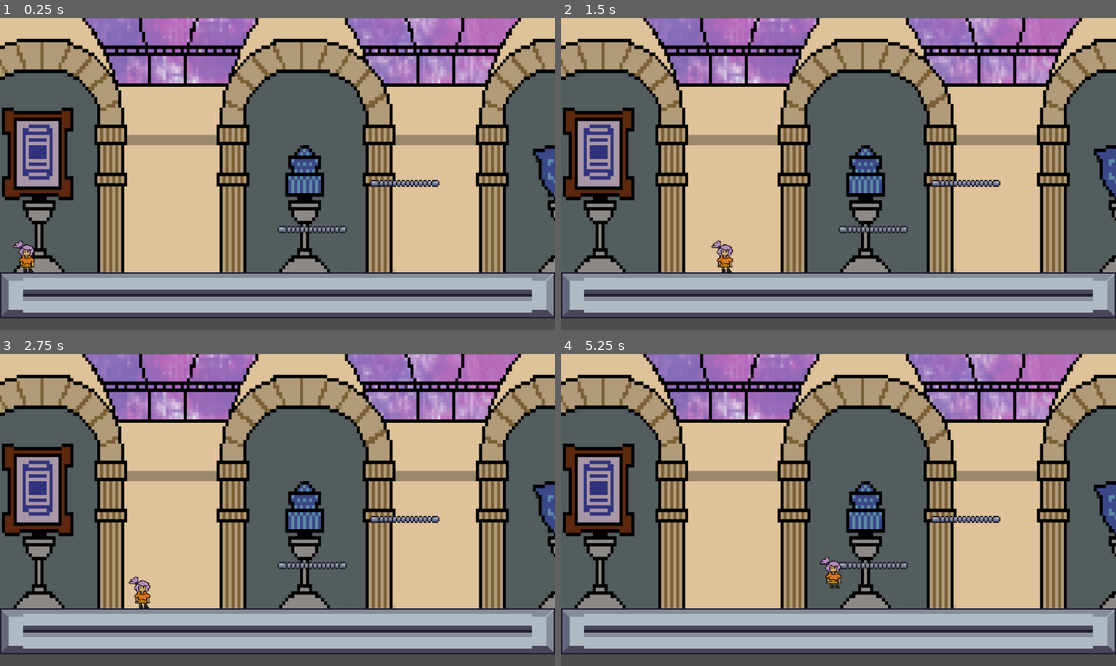
Above: before the commit, frames 1-4 (two rows, left to right).
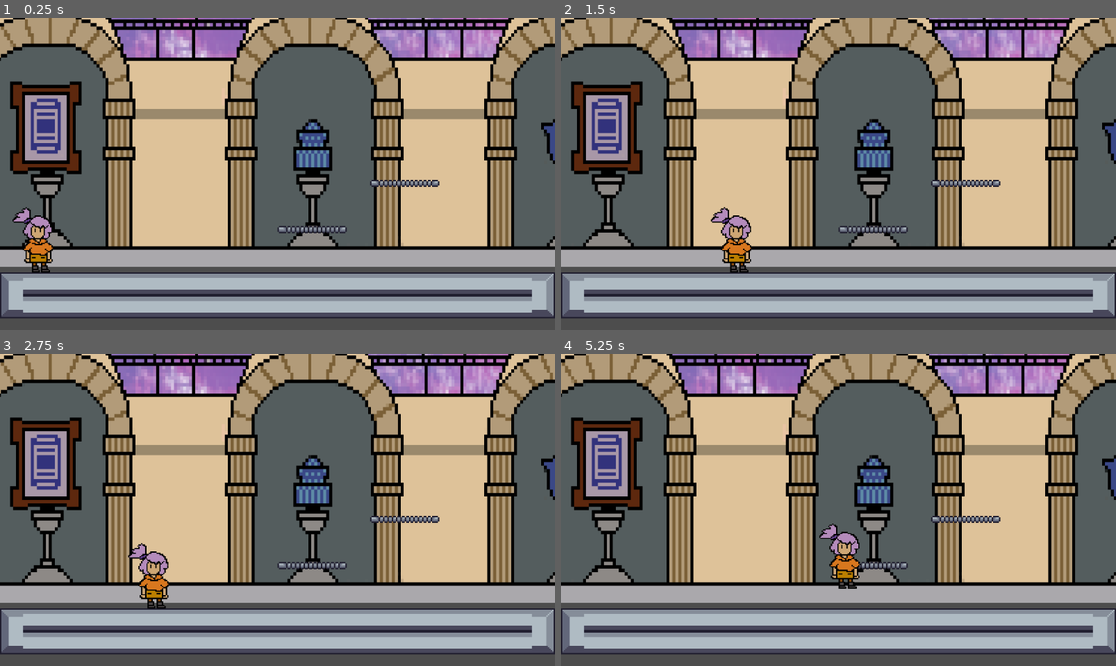
Above: after the commit, the same moments.

Repository: Will-Tate/Museum-Heist
Game: Godot game, scene res://main.tscn
Two runs of this game, one before a commit and one after it. Both use one fixed random seed, a clock stepped at 60 frames per second and the inputs below.
Inputs:
- Up to frame 1 (0.25 s): no input
- Up to frame 2 (1.5 s): tap Enter (ui_accept) at 0.5, 0.77 s; hold Right (ui_right) from 0.53 s (still down)
- Up to frame 3 (2.75 s): tap Enter (ui_accept) at 1.52 s; release Right (ui_right) at 2.03 s; hold Left (ui_left) from 2.03 s (still down)
- Up to frame 4 (5.25 s): release Left (ui_left) at 2.78 s; hold Right (ui_right) 2.78-4.28 s; tap Enter (ui_accept) at 3.02, 3.77, 4.52 s; hold Left (ui_left) 4.28-5.03 s; hold Right (ui_right) from 5.03 s (still down)

The runs differ from the first frame. In frame 1, 47% of the frame differs, in the area x 0-100%, y 0-82%; in frame 2, 47%; in frame 3, 47%; in frame 4, 48%.

Commit message:
Added in some art assets

Diff:
--- a/main.tscn
+++ b/main.tscn
@@ -510,9 +510,9 @@
 layer_0/tile_data = PackedInt32Array(720896, 851968, 5, 720919, 917504, 5, 720897, 851968, 4, 720898, 851968, 4, 720899 …(949 unchanged characters)…
 
 [node name="CharacterBody2D" parent="Node" instance=ExtResource("3_lnudp")]
-position = Vector2(56, 494)
+position = Vector2(24, 389)
 
 [node name="MuseumInterior" type="Sprite2D" parent="."]
-position = Vector2(1168, 250)
+position = Vector2(1185, 196)
 scale = Vector2(0.398022, 0.45875)
 texture = ExtResource("2_8rpt6")
--- a/scenes/mainCharacter.tscn
+++ b/scenes/mainCharacter.tscn
@@ -4,16 +4,16 @@
 [ext_resource type="Script" path="res://scenes/mainCharacter.gd" id="1_genmn"]
 
 [sub_resource type="RectangleShape2D" id="RectangleShape2D_vfhm7"]
-size = Vector2(33, 58)
+size = Vector2(73, 128)
 
 [node name="CharacterBody2D" type="CharacterBody2D"]
 script = ExtResource("1_genmn")
 
 [node name="Sprite2D" type="Sprite2D" parent="."]
-position = Vector2(-6, -3.49999)
-scale = Vector2(0.137143, 0.113946)
+position = Vector2(45, 69)
+scale = Vector2(0.257143, 0.234694)
 texture = ExtResource("1_dg3pb")
 
 [node name="CollisionShape2D" type="CollisionShape2D" parent="."]
-position = Vector2(0.5, 3.8147e-06)
+position = Vector2(49, 71)
 shape = SubResource("RectangleShape2D_vfhm7")
Binary file added: Ch_Grappling.png
Not shown, added: Ch_Grappling.png.import
Binary file added: Ch_Hiding.png
Not shown, added: Ch_Hiding.png.import
Binary file added: Grapple 1.png
Not shown, added: Grapple 1.png.import
Binary file added: Grapple 2.png
Not shown, added: Grapple 2.png.import
Binary file added: Grapple 3.png
Not shown, added: Grapple 3.png.import
Binary file added: Grapple 4.png
Not shown, added: Grapple 4.png.import
(and 16 more such lines)
